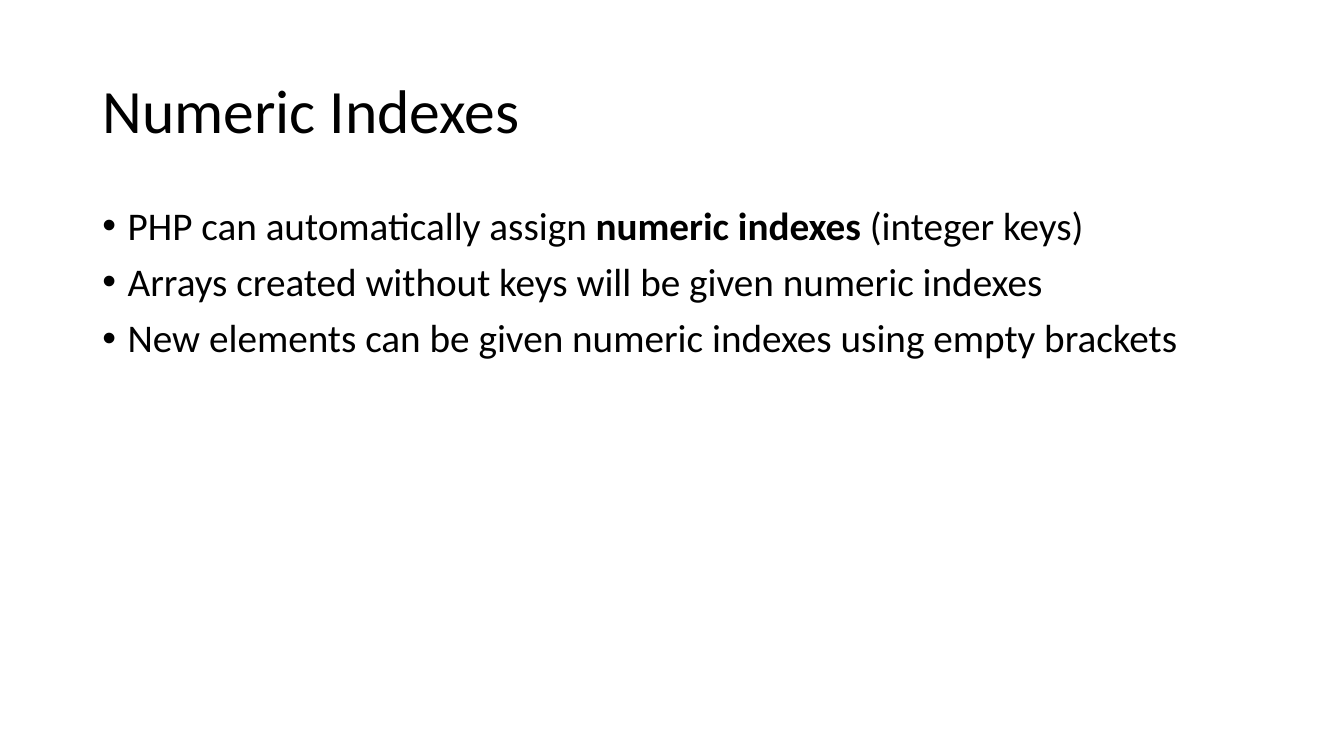
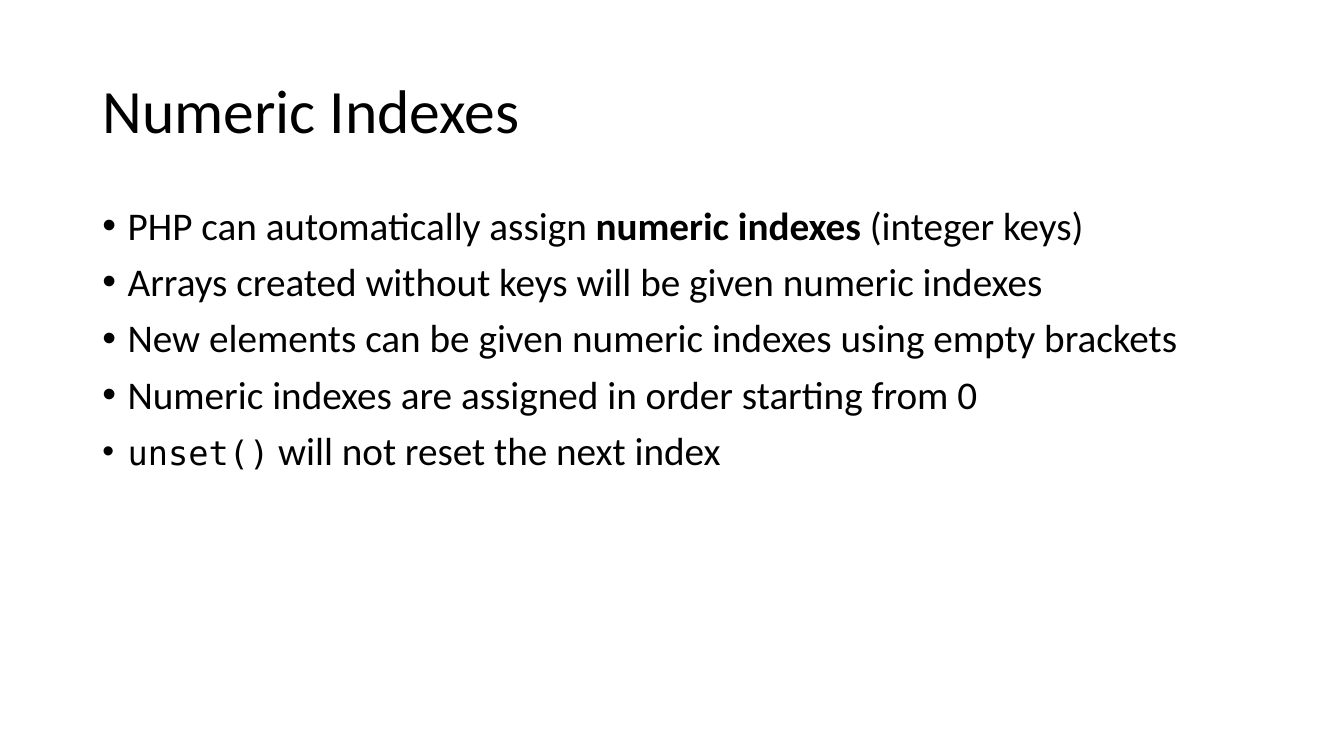
Before and after one commit to PHPEmbark/curriculum, a slide deck: slide 29 of course/1 - Basic Programming/Basic Programming.pptx. Drawn at 1344x756 pixels with LibreOffice and Linux fonts; fonts in the diff are those of the drawing. Boxes give left, top, right and bottom in pixels: in the first picture for what was removed or moved away, otherwise in the second. Text is boxed around its words. In the diff, an @@ line names an element or a change of style, - is before the commit and + after.

```diff
--- a/course/1 - Basic Programming/Basic Programming.pptx
+++ b/course/1 - Basic Programming/Basic Programming.pptx
@@ text at (x1=128, y1=381, x2=977, y2=470): paragraphs added @@
+• Numeric indexes are assigned in order starting from 0
+• unset() will not reset the next index
```
Also in this commit, not shown: 7 other slides changed, 20 slides added, 3 slides removed.
